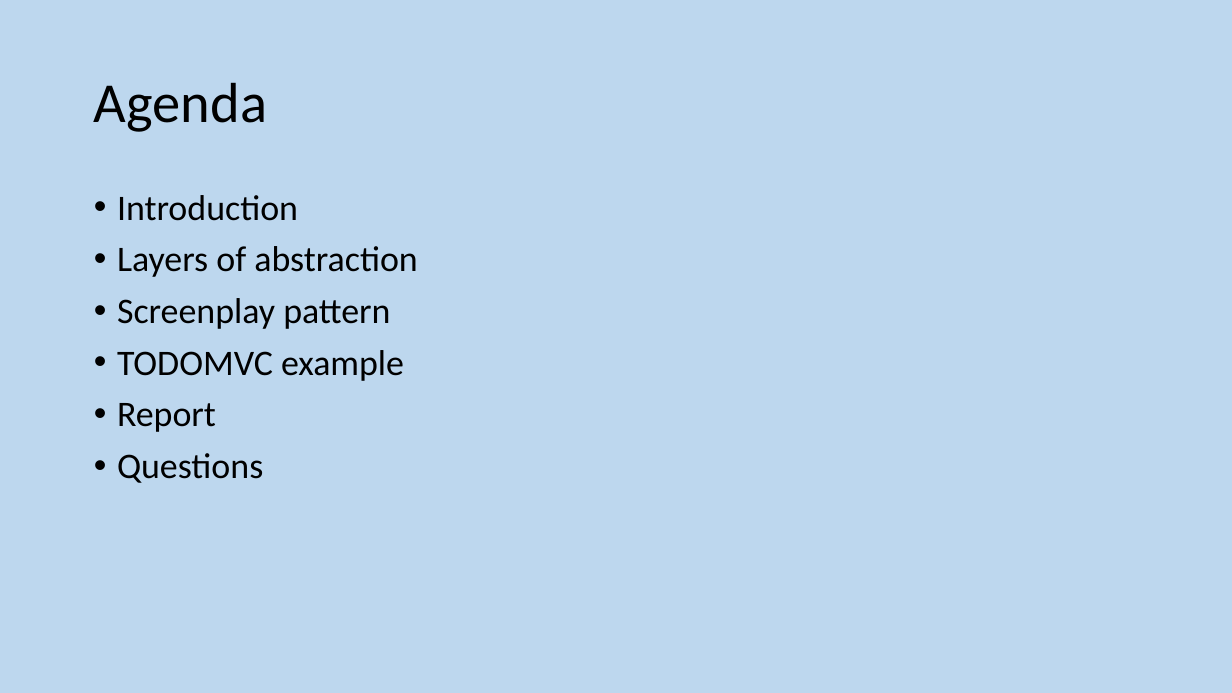
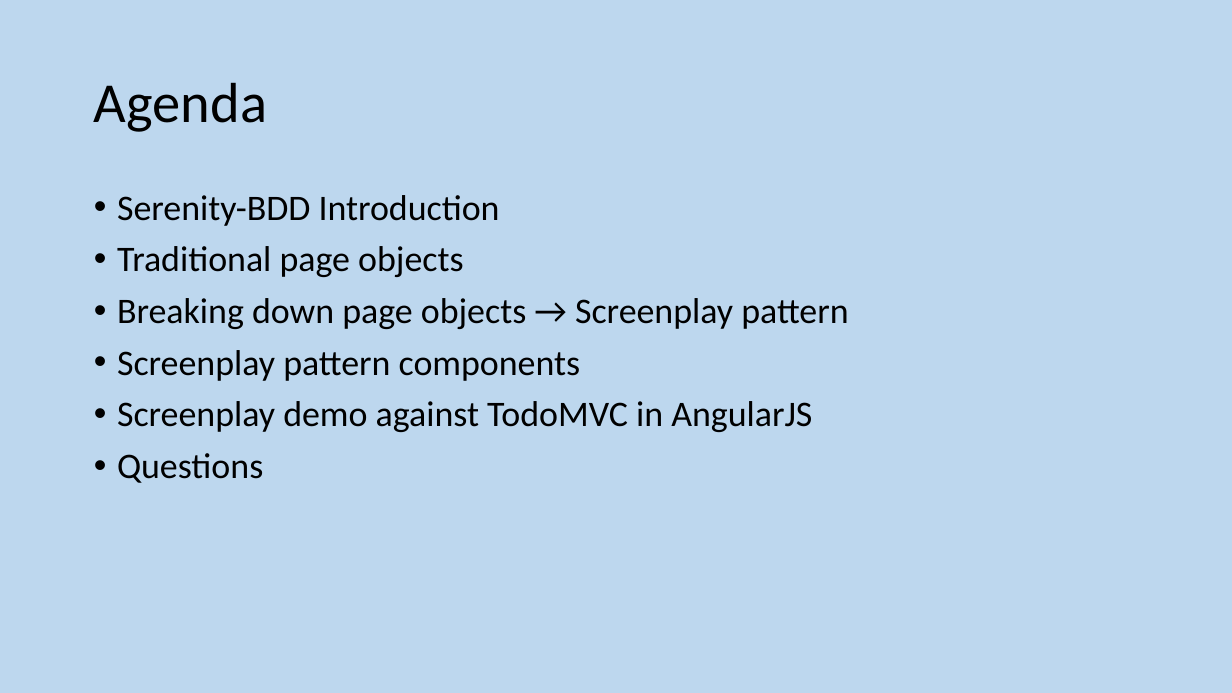
Before and after one commit to GeeChao/serenityjourneydemo, a slide deck: slide 2 of STAG - Screenplay demo.pptx. Drawn at 1232x693 pixels with LibreOffice and Linux fonts; fonts in the diff are those of the drawing. Boxes give left, top, right and bottom in pixels: in the first picture for what was removed or moved away, otherwise in the second. Text is boxed around its words. In the diff, an @@ line names an element or a change of style, - is before the commit and + after.

Commit message:
updated ppt

```diff
--- a/STAG - Screenplay demo.pptx
+++ b/STAG - Screenplay demo.pptx
@@ text at [117,195,848,432]: text changed @@
-• Introduction
-• Layers of abstraction
-• Screenplay pattern
-• TODOMVC example
-• Report
+• Serenity-BDD Introduction
+• Traditional page objects
+• Breaking down page objects → Screenplay pattern
+• Screenplay pattern components
+• Screenplay demo against TodoMVC in AngularJS
```
Also in this commit, not shown: 2 other slides changed, 16 slides added, 10 slides removed.
